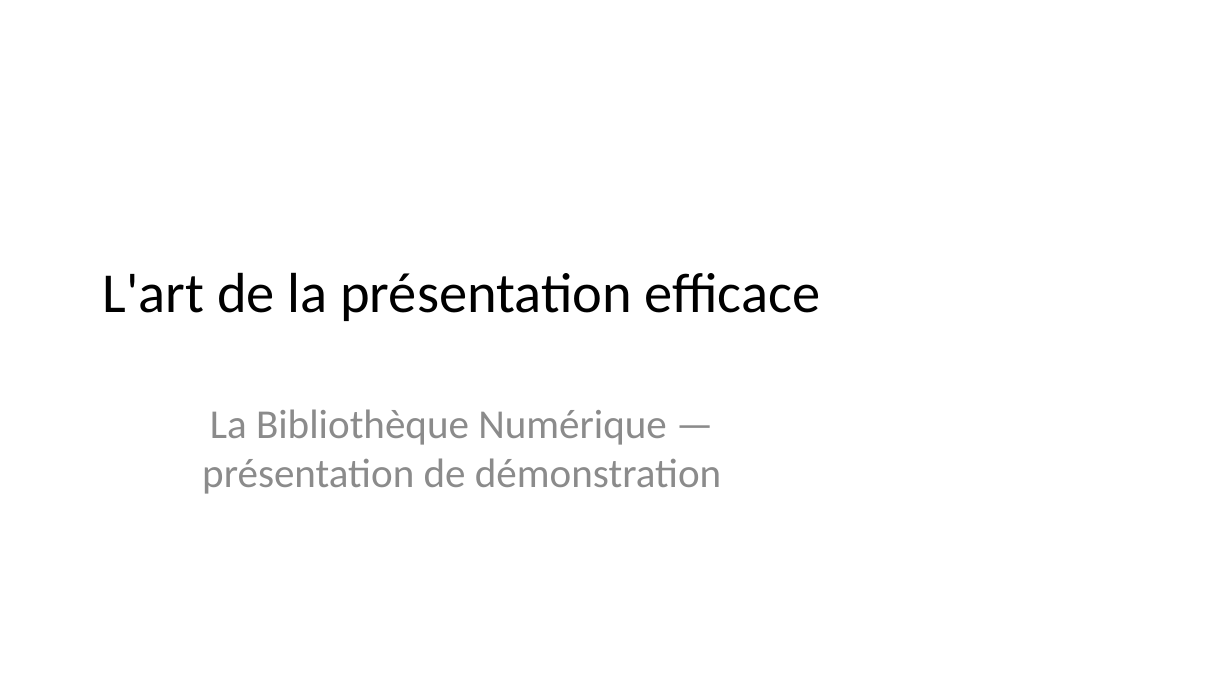
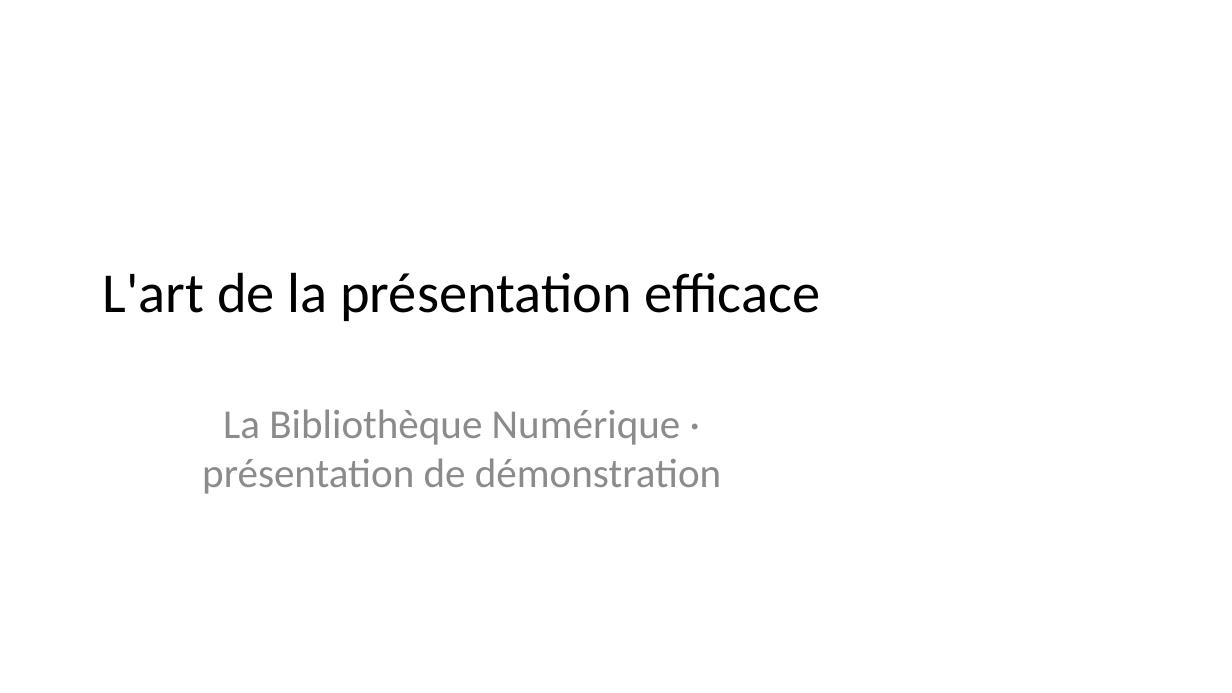
Before and after one commit to riadh0707/client, a slide deck: slide 1 of uploads/pdf/presentation-exemple.pptx. Drawn at 1232x693 pixels with LibreOffice and Linux fonts; fonts in the diff are those of the drawing. Boxes give left, top, right and bottom in pixels: in the first picture for what was removed or moved away, otherwise in the second. Text is boxed around its words. In the diff, an @@ line names an element or a change of style, - is before the commit and + after.

```diff
--- a/uploads/pdf/presentation-exemple.pptx
+++ b/uploads/pdf/presentation-exemple.pptx
@@ subtitle at bbox=[202, 409, 721, 494]: text changed @@
-La Bibliothèque Numérique — présentation de démonstration
+La Bibliothèque Numérique · présentation de démonstration
```
Also in this commit, not shown: 51 other files.
